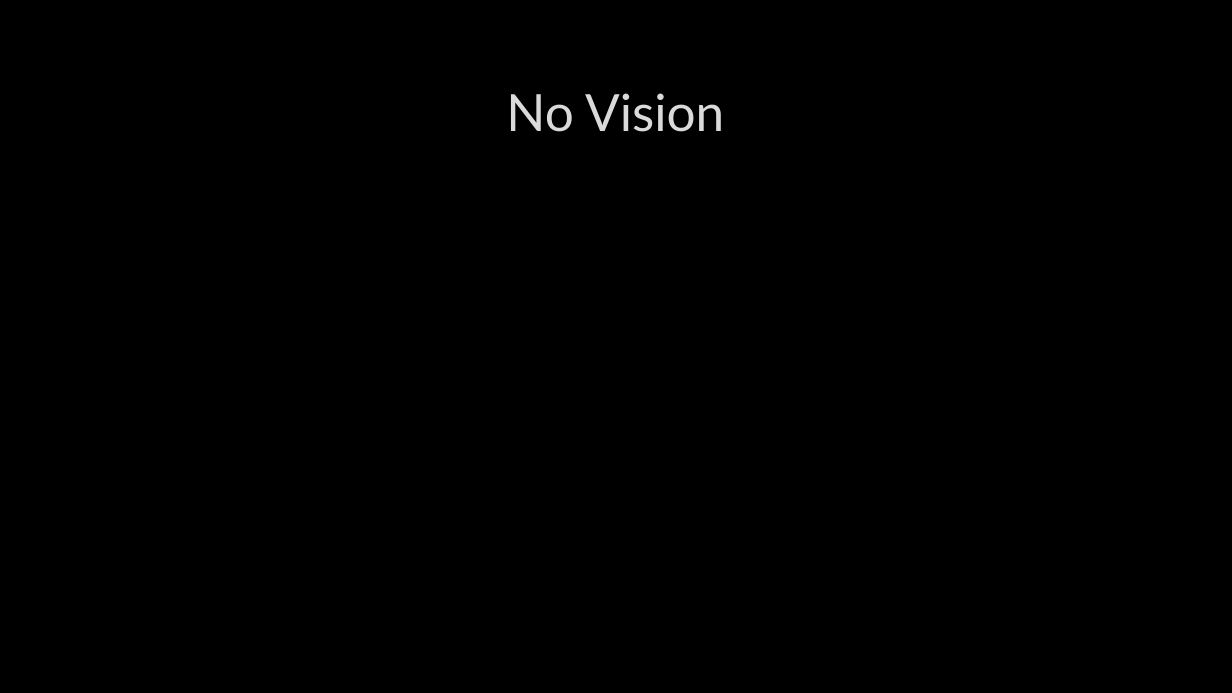
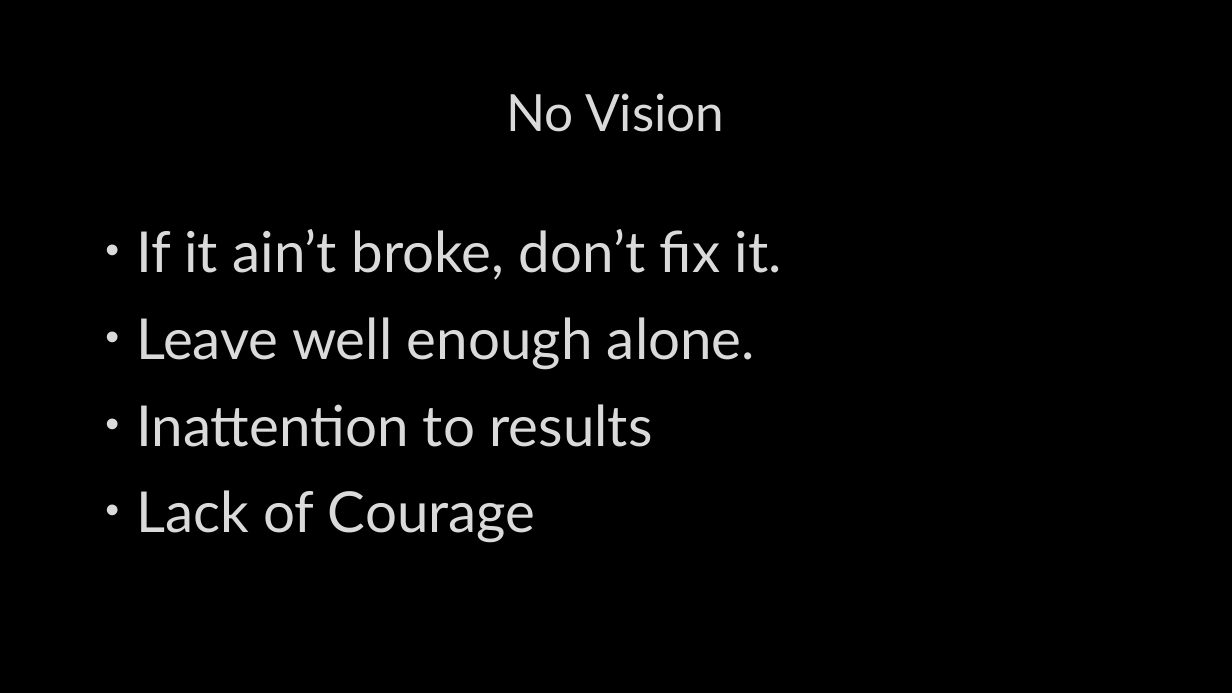
Before and after one commit to jugisahunk/presentations, a slide deck: slide 16 of tortoise-and-hare/tortoise-and-hare.pptx. Drawn at 1232x693 pixels with LibreOffice and Linux fonts; fonts in the diff are those of the drawing; background and template pictures are left out. Boxes give left, top, right and bottom in pixels: in the first picture for what was removed or moved away, otherwise in the second. Text is boxed around its words. In the diff, an @@ line names an element or a change of style, - is before the commit and + after.

```diff
--- a/tortoise-and-hare/tortoise-and-hare.pptx
+++ b/tortoise-and-hare/tortoise-and-hare.pptx
@@ text added at [136,229,782,543], 44 pt, text #DADADA @@
+• If it ain’t broke, don’t fix it.
+• Leave well enough alone.
+• Inattention to results
+• Lack of Courage
```
Also in this commit, not shown: 2 other slides changed, 1 slide added.
